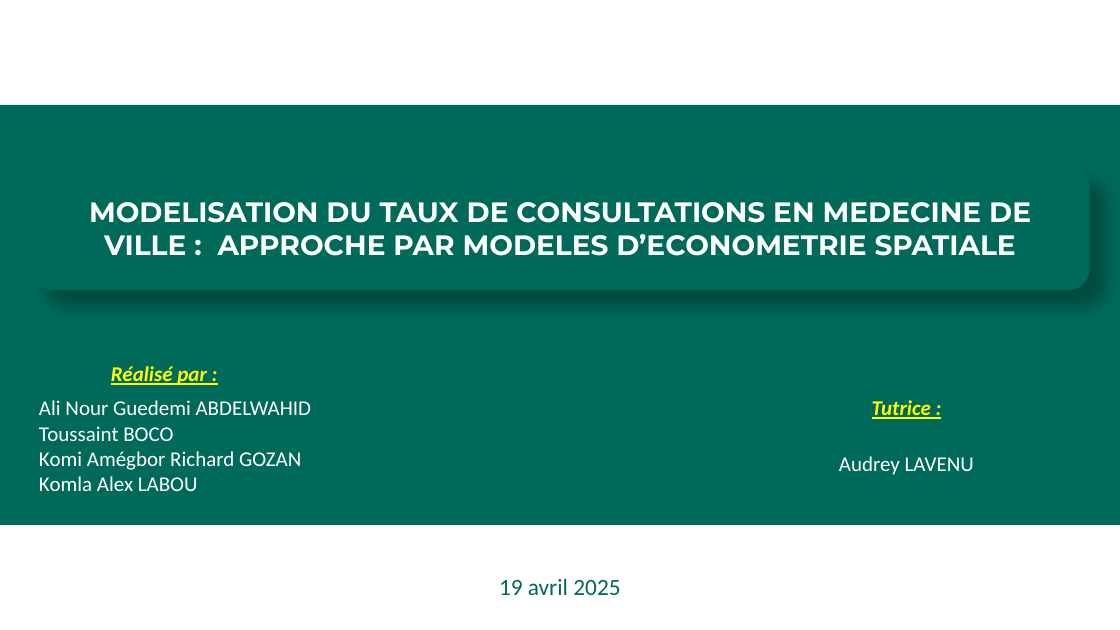
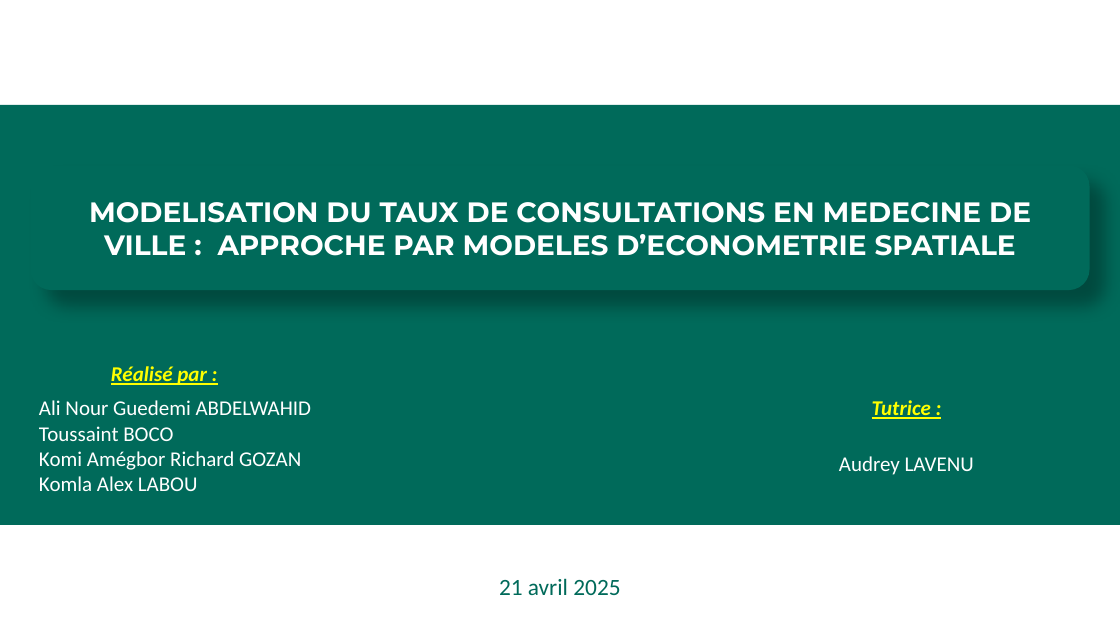
Before and after one commit to Richard-GOZAN/Projet-Stat-2A-Ensai, a slide deck: slide 1 of Présentation/Soutenance_Groupe25.pptx. Drawn at 1120x630 pixels with LibreOffice and Linux fonts; fonts in the diff are those of the drawing; background and template pictures are left out. Boxes give left, top, right and bottom in pixels: in the first picture for what was removed or moved away, otherwise in the second. Text is boxed around its words. In the diff, an @@ line names an element or a change of style, - is before the commit and + after.

```diff
--- a/Présentation/Soutenance_Groupe25.pptx
+++ b/Présentation/Soutenance_Groupe25.pptx
@@ text at <box>499,578,620,595</box>: text changed @@
-19 avril 2025
+21 avril 2025
```
Also in this commit, not shown: 12 other slides changed, 3 slides added, 3 slides removed, 1 other file.
